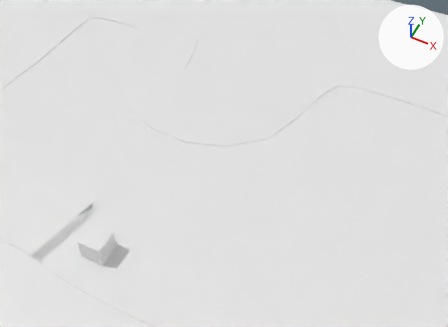
A saved change to the glTF model common/models/scena/projekt.gltf.
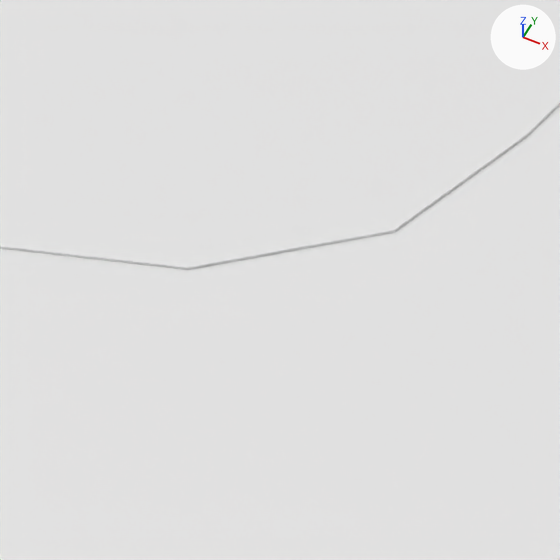
There are two pictures of each version: one from a camera (50 mm lens) standing at (21.3, -20.4, 41.57) and looking at (4.0, 14.18, -1.66), one close up on the part from 42% to 68% of the width and 28% to 63% of the height. Lighting does not change. The marker at upper right points along +X, +Y and +Z. Materials are left out; every surface is plain grey.

The scene before the commit, as lines of its bpy script (objects in view):
```python
me_plane = bpy.data.meshes.new('Plane')
me_plane.from_pydata(...)  # 401 vertices, 760 faces; spans x -26.3..30.7, y -3.7..34.6, z -0.1..0.1
me_plane.materials.append(mat_material_001)
me_plane_001 = bpy.data.meshes.new('Plane.001')
me_plane_001.from_pydata([(34.5, -34.5, 0.0), (34.5, 34.5, 0.0), (-34.5, 34.5, 0.0), (-34.5, -34.5, 0.0)], [], [(0, 1, 2), (0, 2, 3)])
me_plane_001.materials.append(mat_material)
ob_plane = bpy.data.objects.new('Plane', me_plane_001)
ob_plane.location = (0.0, 10.0, 0.0)
ob_road = bpy.data.objects.new('Road', me_plane)
ob_road.location = (0.0, 0.0, 0.0)
```
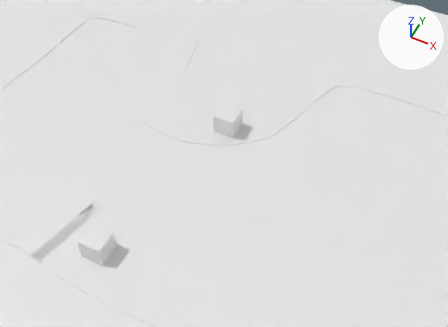
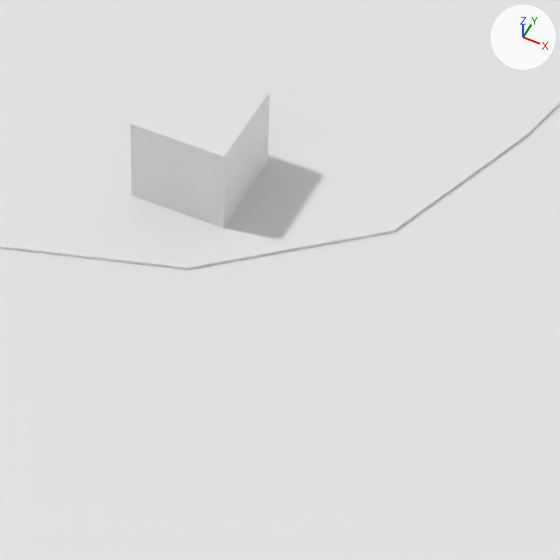
Commit message: Added a cube

Boxes (x1, y1, x2, y2) around the edits, measured in the close-ups (560 x 560 px):
```json
{"object": "Cube.001", "change": "added", "after": [130, 60, 270, 228]}
```

The change, as JSON lines over the scene's bpy script:
```json
{"op": "add", "block": "me_cube_001", "code": ["me_cube_001 = bpy.data.meshes.new('Cube.001')", "me_cube_001.from_pydata(...)  # a box spanning x -1.0..1.0, y -1.0..1.0, z -1.0..1.0"]}
{"op": "add", "block": "ob_cube_001", "code": ["ob_cube_001 = bpy.data.objects.new('Cube.001', me_cube_001)", "ob_cube_001.location = (3.0, 17.0, 1.0)"]}
```
